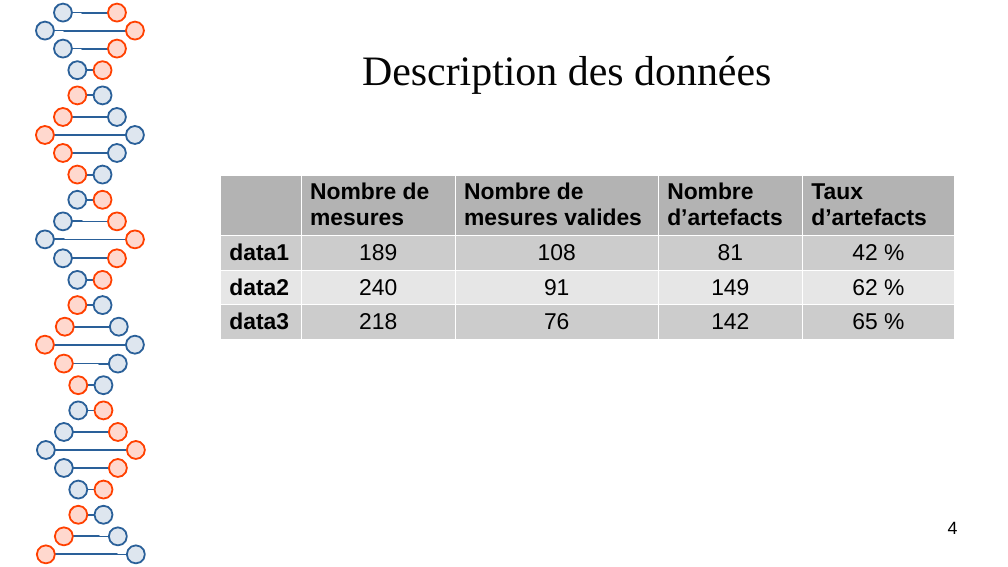
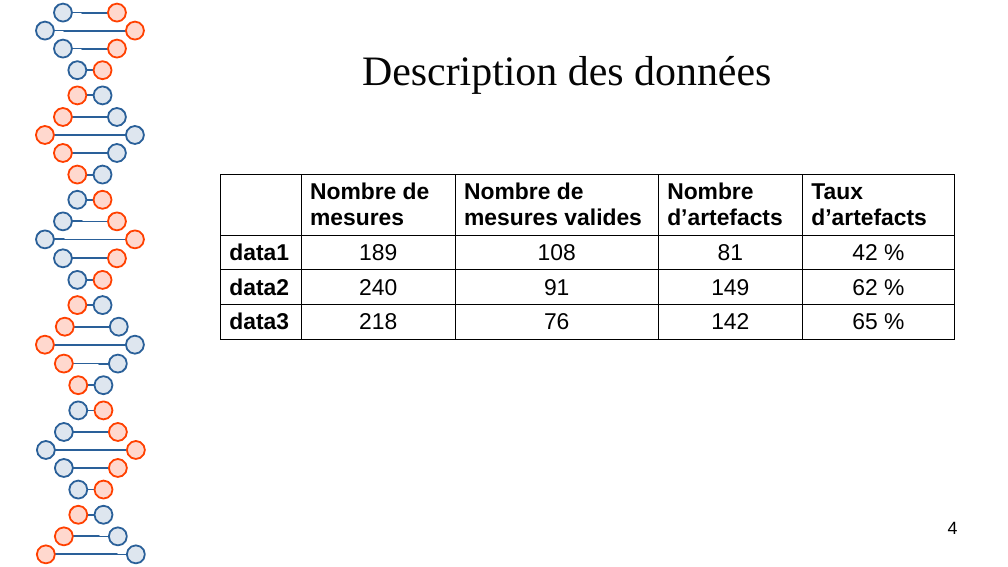
Before and after one commit to Polytech-E2I/data-processing, a slide deck: slide 4 of Projet1/report.odp. Drawn at 1008x567 pixels with LibreOffice and Linux fonts; fonts in the diff are those of the drawing. Boxes give left, top, right and bottom in pixels: in the first picture for what was removed or moved away, otherwise in the second. Text is boxed around its words. In the diff, an @@ line names an element or a change of style, - is before the commit and + after.

```diff
--- a/Projet1/report.odp
+++ b/Projet1/report.odp
@@ table at [220, 175, 955, 340] @@
@@ fill #B3B3B3 to none in 4 cells @@
@@ fill #CCCCCC to none in 10 cells @@
@@ fill #E6E6E6 to none in row 3 @@
@@ borders changed @@
```
Also in this commit, not shown: 1 other slide changed, 3 slides added, 2 other files.
